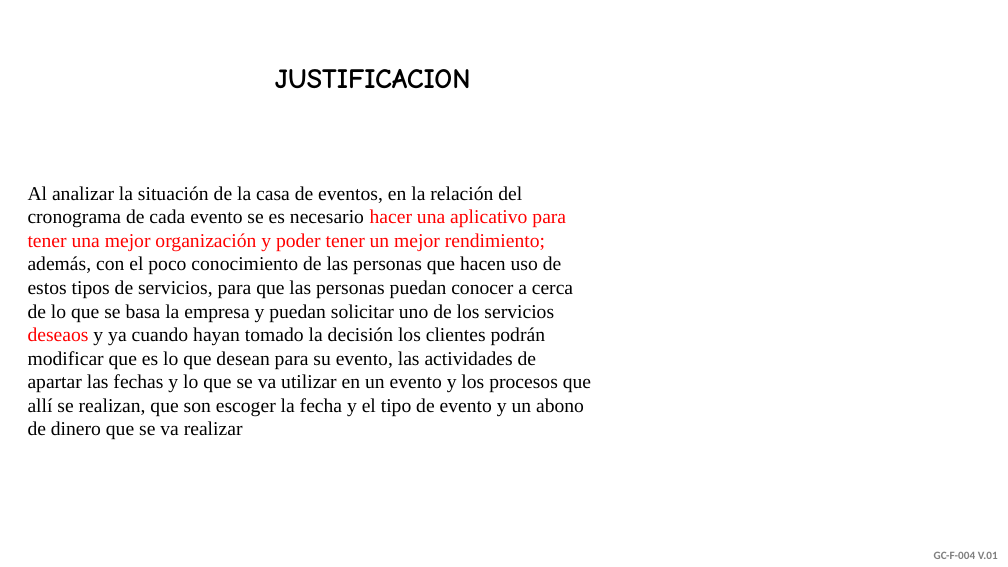
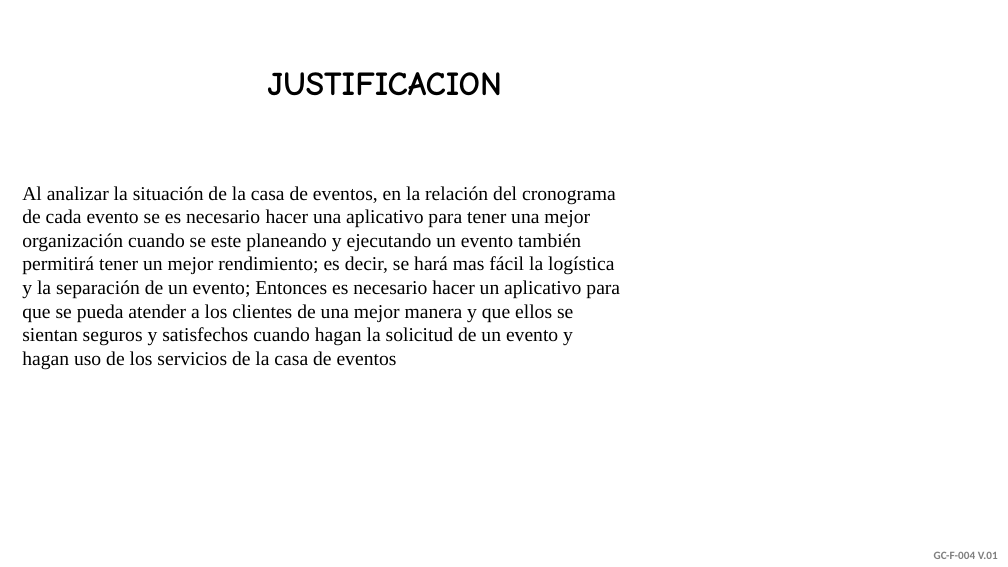
Before and after one commit to JsMorales03/ADSI, a slide deck: slide 4 of Casa de eventos.pptx. Drawn at 1008x567 pixels with LibreOffice and Linux fonts; fonts in the diff are those of the drawing; background and template pictures are left out. Boxes give left, top, right and bottom in pixels: in the first picture for what was removed or moved away, otherwise in the second. Text is boxed around its words. In the diff, an @@ line names an element or a change of style, - is before the commit and + after.

```diff
--- a/Casa de eventos.pptx
+++ b/Casa de eventos.pptx
@@ text "JUSTIFICACION": place and size @@
-text "JUSTIFICACION" at <box>275,69,471,88</box>
+text "JUSTIFICACION" at <box>267,72,502,96</box>
@@ text "JUSTIFICACION" at <box>267,72,502,96</box>: size 20 to 24 pt @@
@@ text at <box>22,186,620,370</box>: text changed @@
-Al analizar la situación de la casa de eventos, en la relación del cronograma de cada evento se es necesario hacer una aplicativo para tener una mejor organización y poder tener un mejor rendimiento; además, con el poco conocimiento de las personas que hacen uso de estos tipos de servicios, para que las personas puedan conocer a cerca de lo que se basa la empresa y puedan solicitar uno de los servicios deseaos y ya cuando hayan tomado la decisión los clientes podrán modificar que es lo que desean para su evento, las actividades de apartar las fechas y lo que se va utilizar en un evento y los procesos que allí se realizan, que son escoger la fecha y el tipo de evento y un abono de dinero que se va realizar
+Al analizar la situación de la casa de eventos, en la relación del cronograma de cada evento se es necesario hacer una aplicativo para tener una mejor organización cuando se este planeando y ejecutando un evento también permitirá tener un mejor rendimiento; es decir, se hará mas fácil la logística y la separación de un evento; Entonces es necesario hacer un aplicativo para que se pueda atender a los clientes de una mejor manera y que ellos se sientan seguros y satisfechos cuando hagan la solicitud de un evento y hagan uso de los servicios de la casa de eventos
```
Also in this commit, not shown: 7 other slides changed, 1 slide added, 1 other file.
